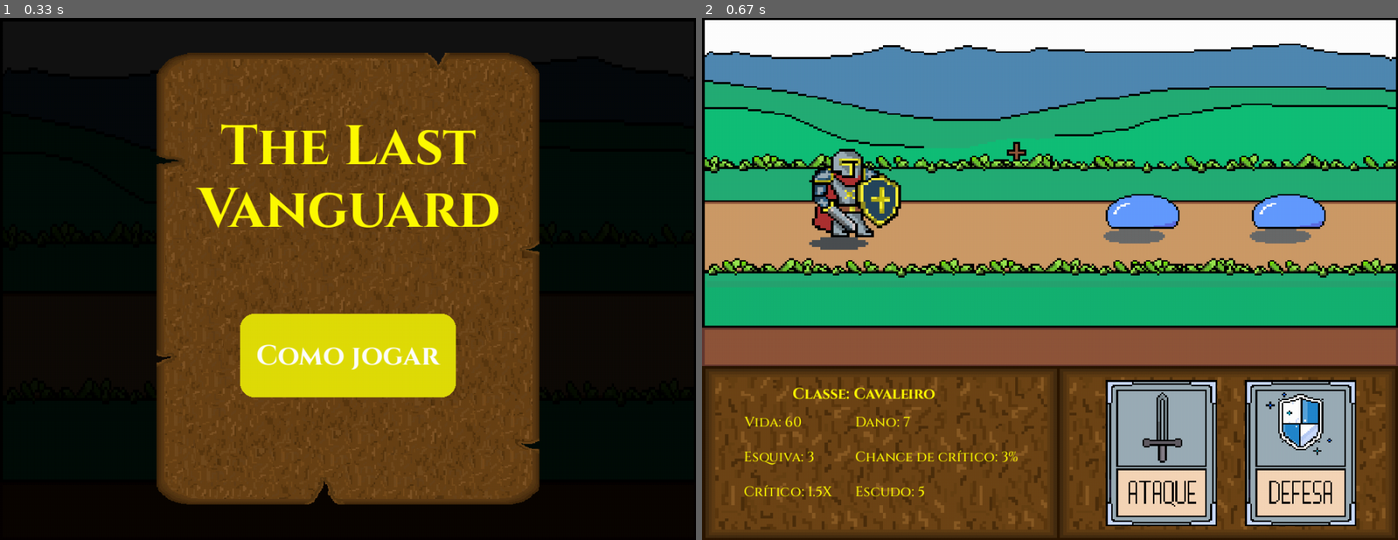
Above: before the commit, frames 1-2 (left to right).
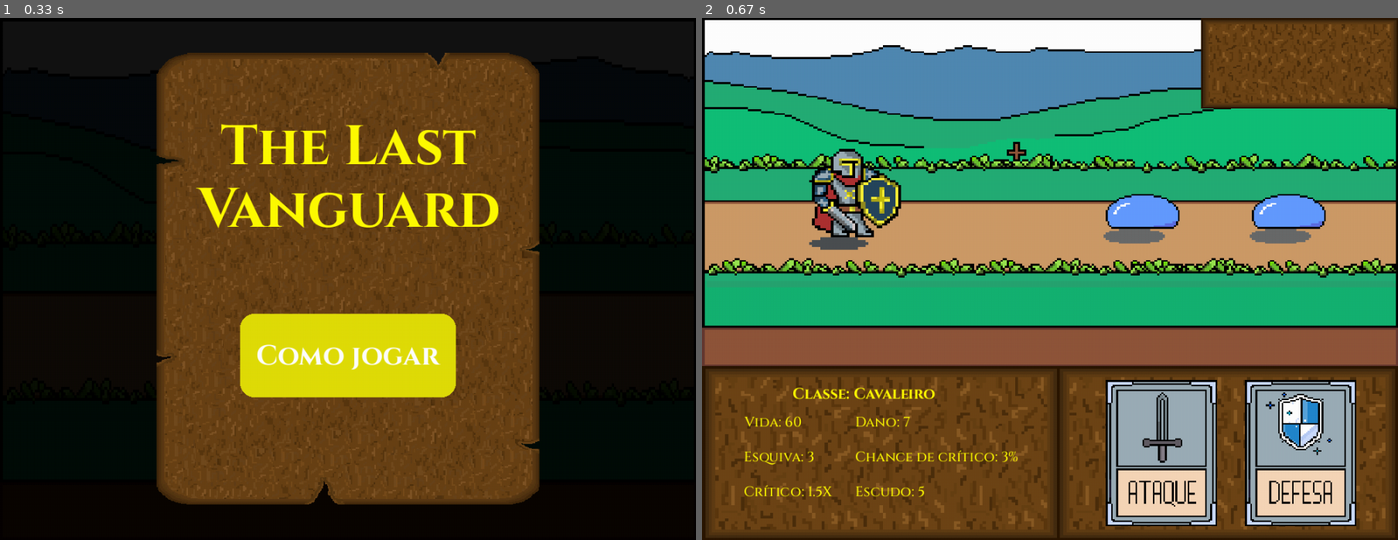
Above: after the commit, the same moments.

Repository: HenrykGabriel/Jogo-de-turno-Pygame
Game: pygame game, started from main.py
Two runs of this game, one before a commit and one after it. Both use one fixed random seed, a clock stepped at 60 frames per second and the inputs below.
Inputs (mouse positions are in pixels of both pictures, inside the frame that each line leads up to):
- Up to frame 1 (0.33 s): no input
- Up to frame 2 (0.67 s): click (1050, 419) at 0.38 s

Frame 1 is identical in both runs. In frame 2, 4.9% of the frame differs, in the area x 71-100%, y 0-18%.

Commit message:
desenhei o painel dos atributos dos inimigos

Diff:
--- a/combate.py
+++ b/combate.py
@@ -32,13 +32,23 @@
 
         self.campo_aberto = pygame.transform.scale(self.img_campo_aberto, (self.larg_cenario, self.alt_cenario))
 
+        self.cenario_rect = self.campo_aberto.get_rect()
+
+        #  PAINEIS ------------------------------------------------------
         self.img_painel = pygame.image.load("assets/cenarios/painel.png").convert_alpha()
 
         self.painel = pygame.transform.scale(self.img_painel, (self.larg_painel, self.alt_painel))
 
         self.painel_rect = self.painel.get_rect(bottom=alt_tela)
+
+        self.img_painel_menor = pygame.image.load("assets/cenarios/painel_menor.png").convert_alpha()
+
+        self.painel_menor = pygame.transform.scale(self.img_painel_menor, ((self.larg_painel//3)-50, self.alt_painel - 120))
+
+        self.painel_menor_rect = self.painel_menor.get_rect()
+
+        self.painel_menor_rect.topright = self.cenario_rect.topright
         # -------------------------------------
-        self.cenario_rect = self.campo_aberto.get_rect()
 
         self.jogador.rect = self.jogador.imagem.get_rect()
 
@@ -139,6 +149,8 @@
 
         self.draw_cartas(janela)
 
+        self.draw_atributos_inimigo(janela)
+
     def posicionar_inimigos(self):
 
         x = self.cenario_rect.centerx + 130
@@ -171,3 +183,7 @@
         janela.blit(self.carta_ataque, self.carta_ataque_rect)
 
         janela.blit(self.carta_defesa, self.carta_defesa_rect)
+
+    def draw_atributos_inimigo(self, janela):
+
+        janela.blit(self.painel_menor, self.painel_menor_rect)
Binary file added: assets/cenarios/painel_menor.png
